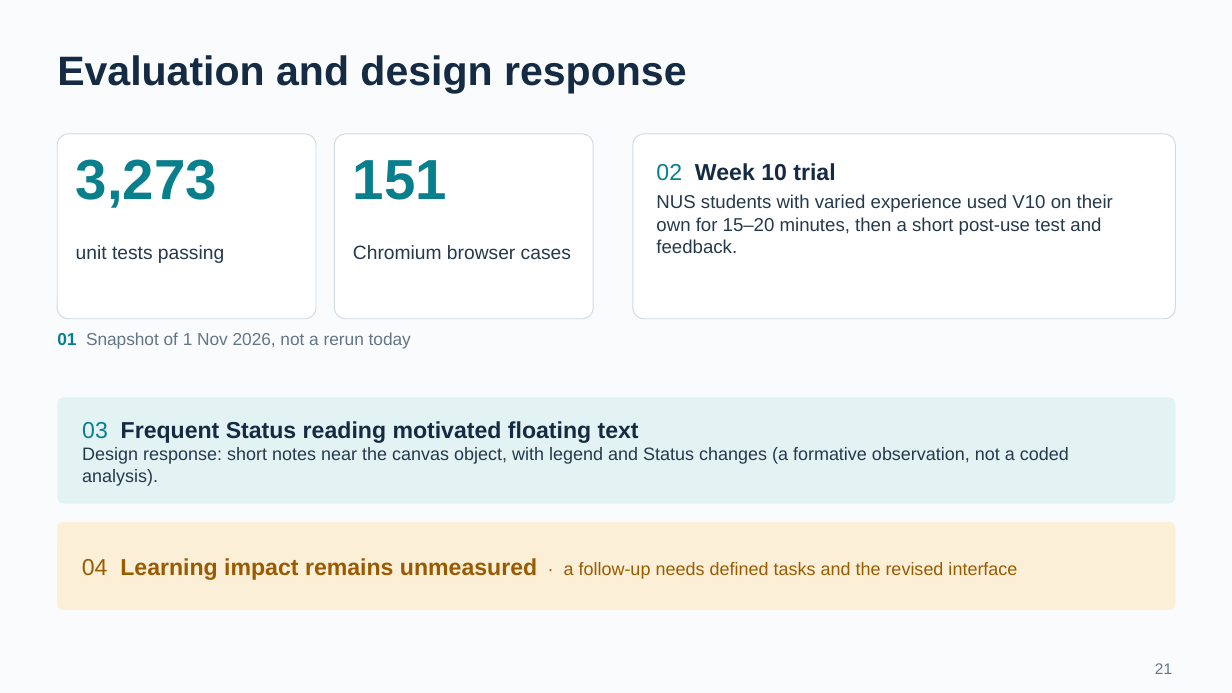
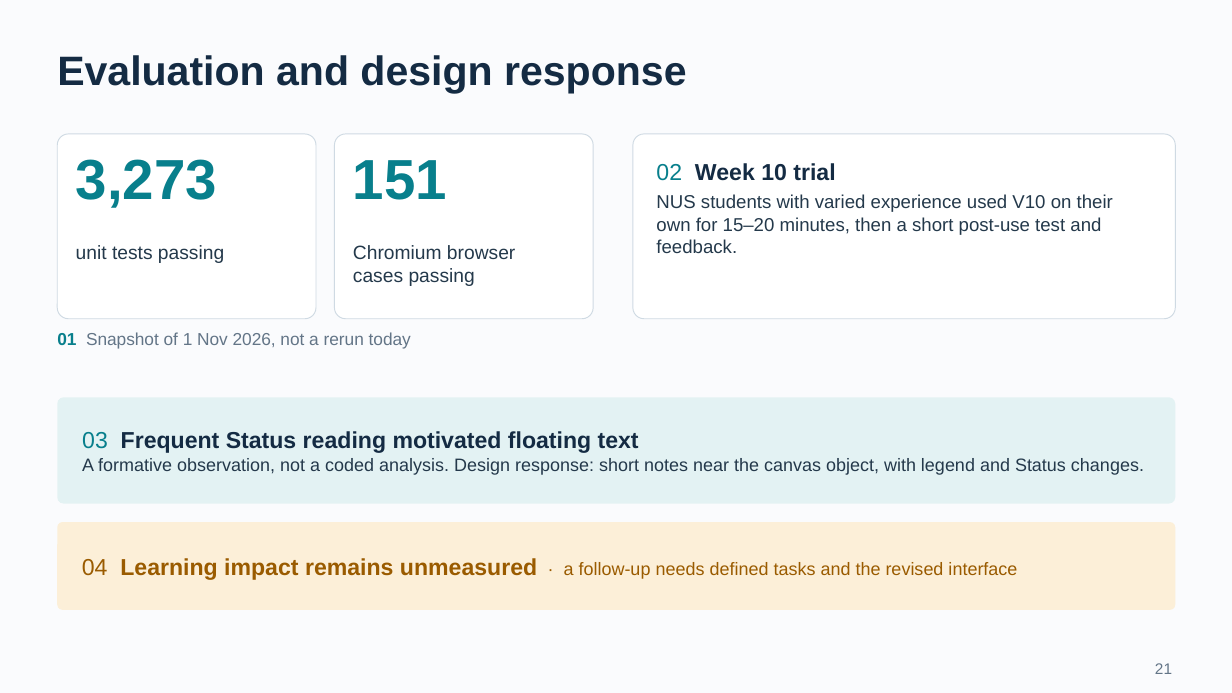
Before and after one commit to BJoozz/docsforfyp, a slide deck: slide 21 of presentation/VisuAlgo_CA_Presentation.pptx. Drawn at 1232x693 pixels with LibreOffice and Linux fonts; fonts in the diff are those of the drawing. Boxes give left, top, right and bottom in pixels: in the first picture for what was removed or moved away, otherwise in the second. Text is boxed around its words. In the diff, an @@ line names an element or a change of style, - is before the commit and + after.

```diff
--- a/presentation/VisuAlgo_CA_Presentation.pptx
+++ b/presentation/VisuAlgo_CA_Presentation.pptx
@@ text at (353, 245, 515, 286): text changed @@
-Chromium browser cases
+Chromium browser
+cases passing
@@ text in rounded rectangle at (82, 458, 1144, 475): text changed @@
-Design response: short notes near the canvas object, with legend and Status changes (a formative observation, not a coded analysis).
+A formative observation, not a coded analysis. Design response: short notes near the canvas object, with legend and Status changes.
```
Also in this commit, not shown: 8 other slides changed, 18 other files.
